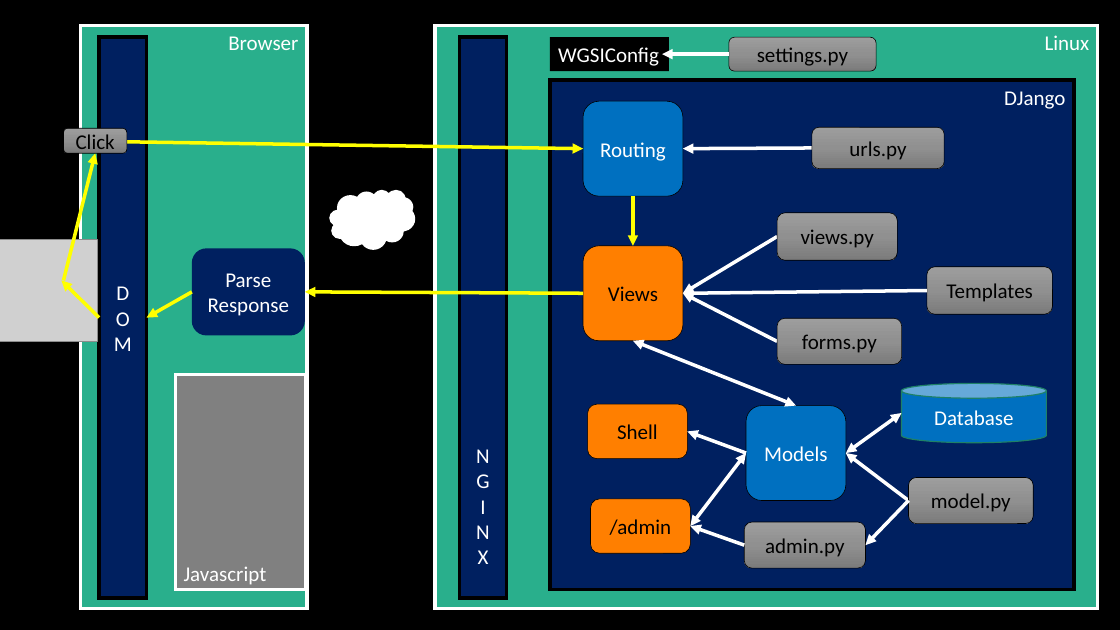
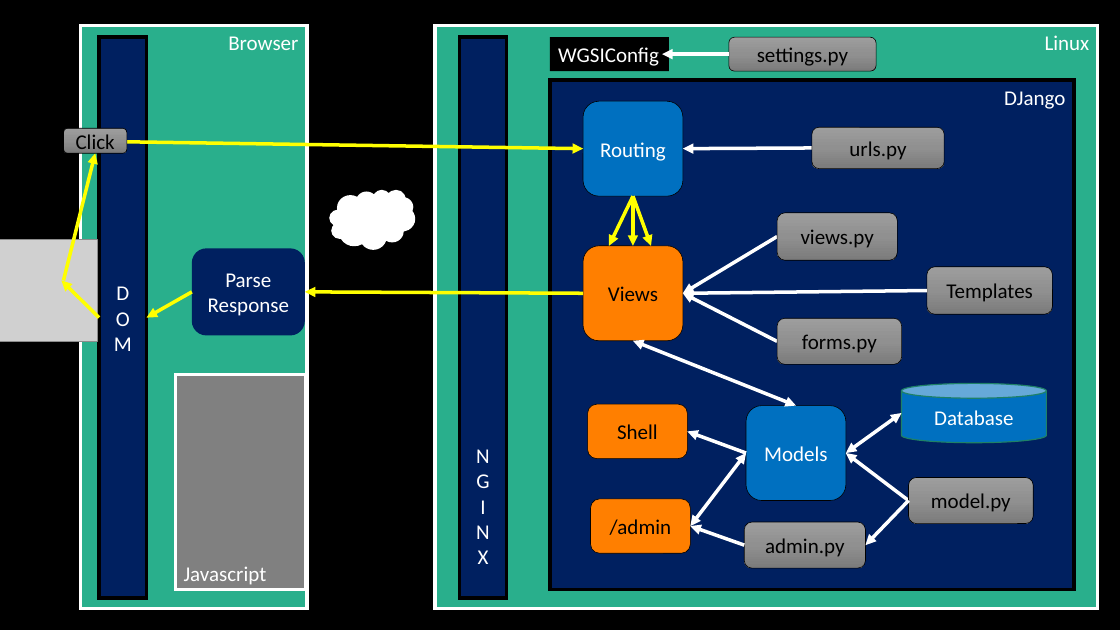
Before and after one commit to csev/dj4e, a slide deck: slide 9 of lectures/DJ-02-MVC.pptx. Drawn at 1120x630 pixels with LibreOffice and Linux fonts; fonts in the diff are those of the drawing; grey boxes stand for pictures; background and template pictures are left out. Boxes give left, top, right and bottom in pixels: in the first picture for what was removed or moved away, otherwise in the second. Text is boxed around its words. In the diff, an @@ line names an element or a change of style, - is before the commit and + after.

```diff
--- a/lectures/DJ-02-MVC.pptx
+++ b/lectures/DJ-02-MVC.pptx
@@ arrow added from (634, 197) to (609, 246), #FFFF00 3 pt @@
@@ arrow added from (634, 197) to (651, 246), #FFFF00 3 pt @@
```
Also in this commit, not shown: 5 other files.
